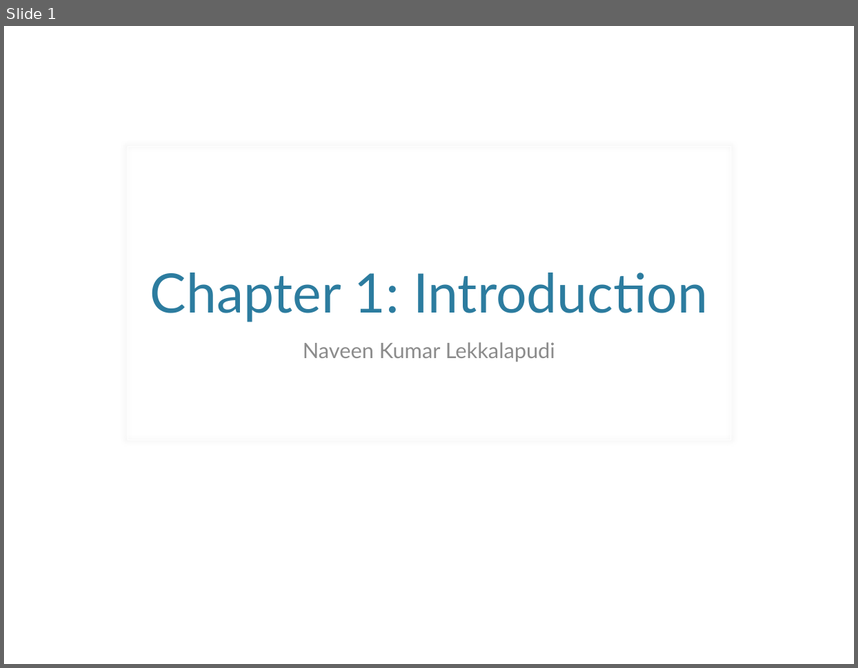
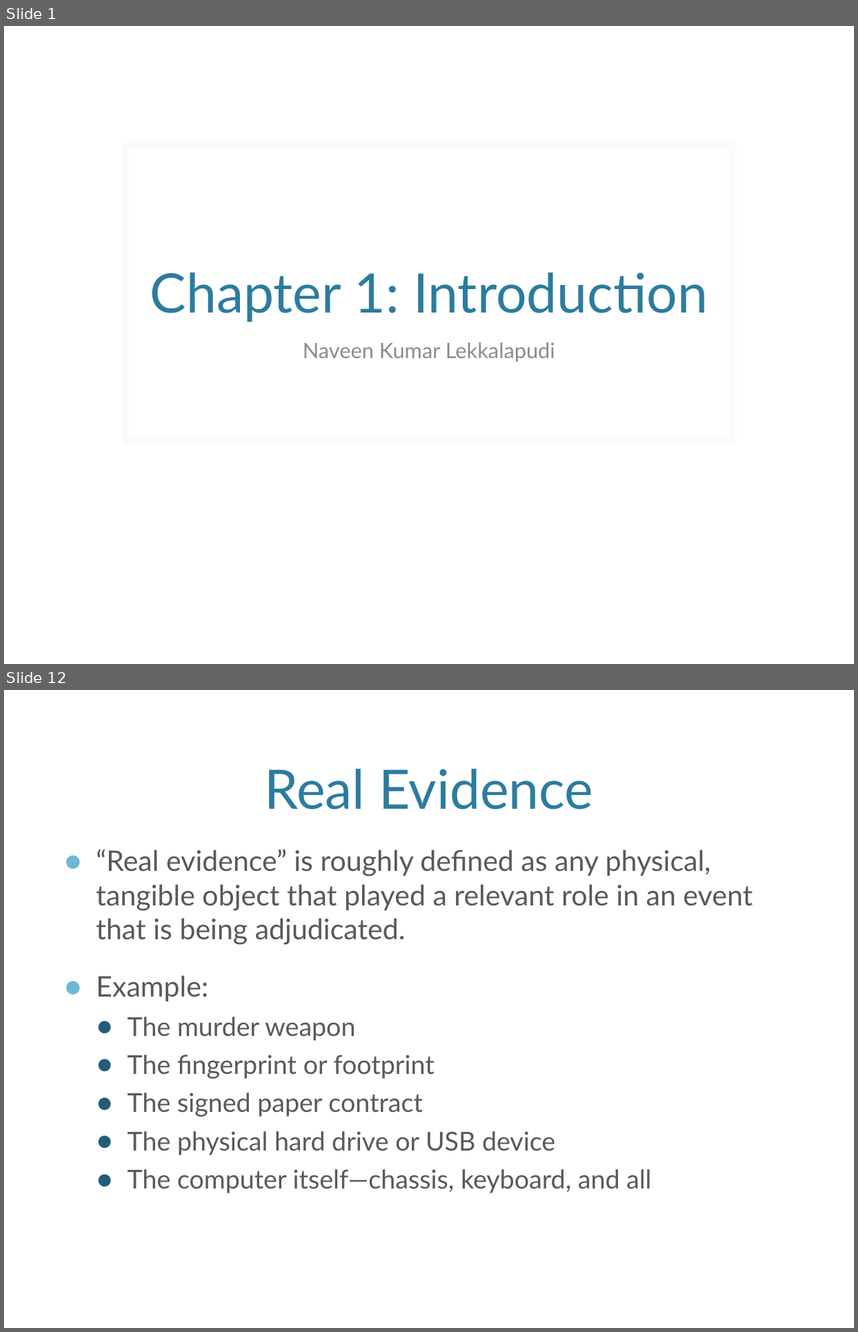
Before and after one commit to nave91/CS695NetForensics, a slide deck: Ch1.Introduction.pptx. Shown one above the other, each under a label of ours: slide 1 before the commit, slides 1 and 12 after it; the slides between them are not shown. The pictures are 858x668 and 858x1332 pixels, drawn with LibreOffice and Linux fonts; fonts in the diff are those of the drawing; background and template pictures are left out. Boxes give left, top, right and bottom in pixels: in the first picture for what was removed or moved away, otherwise in the second. Text is boxed around its words. In the diff, an @@ line names an element or a change of style, - is before the commit and + after.

```diff
--- a/Ch1.Introduction.pptx
+++ b/Ch1.Introduction.pptx
@@ slide 12 added at box(4, 690, 854, 1328), background picture (left out) @@
@@ title added at box(264, 769, 593, 809), 46 pt, text #2C7C9F @@
+Real Evidence
@@ text added at box(96, 849, 753, 1193), 22 pt, text #595959 @@
+● “Real evidence” is roughly deﬁned as any physical, tangible object that played a relevant role in an event that is being adjudicated.
+● Example:
+  ● The murder weapon
+  ● The ﬁngerprint or footprint
+  ● The signed paper contract
+  ● The physical hard drive or USB device
+  ● The computer itself—chassis, keyboard, and all
```
Also in this commit, not shown: 21 other slides added.
